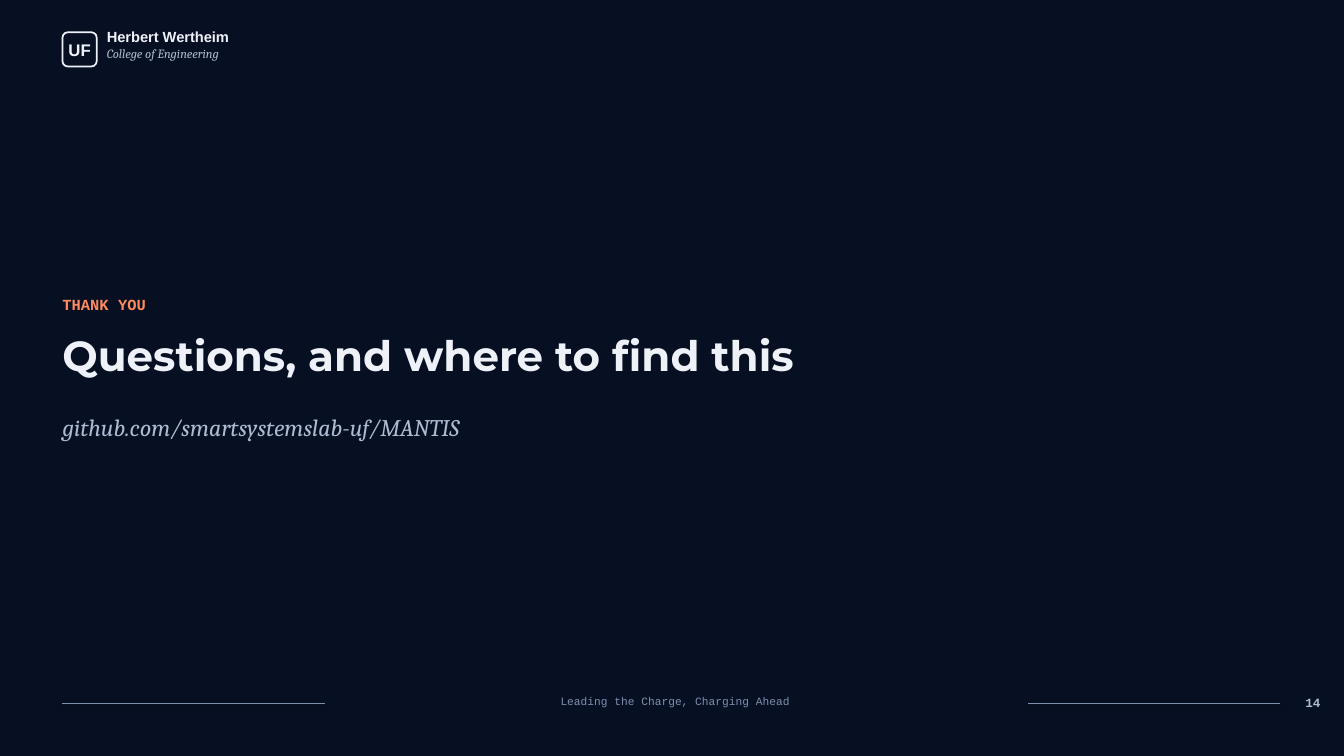
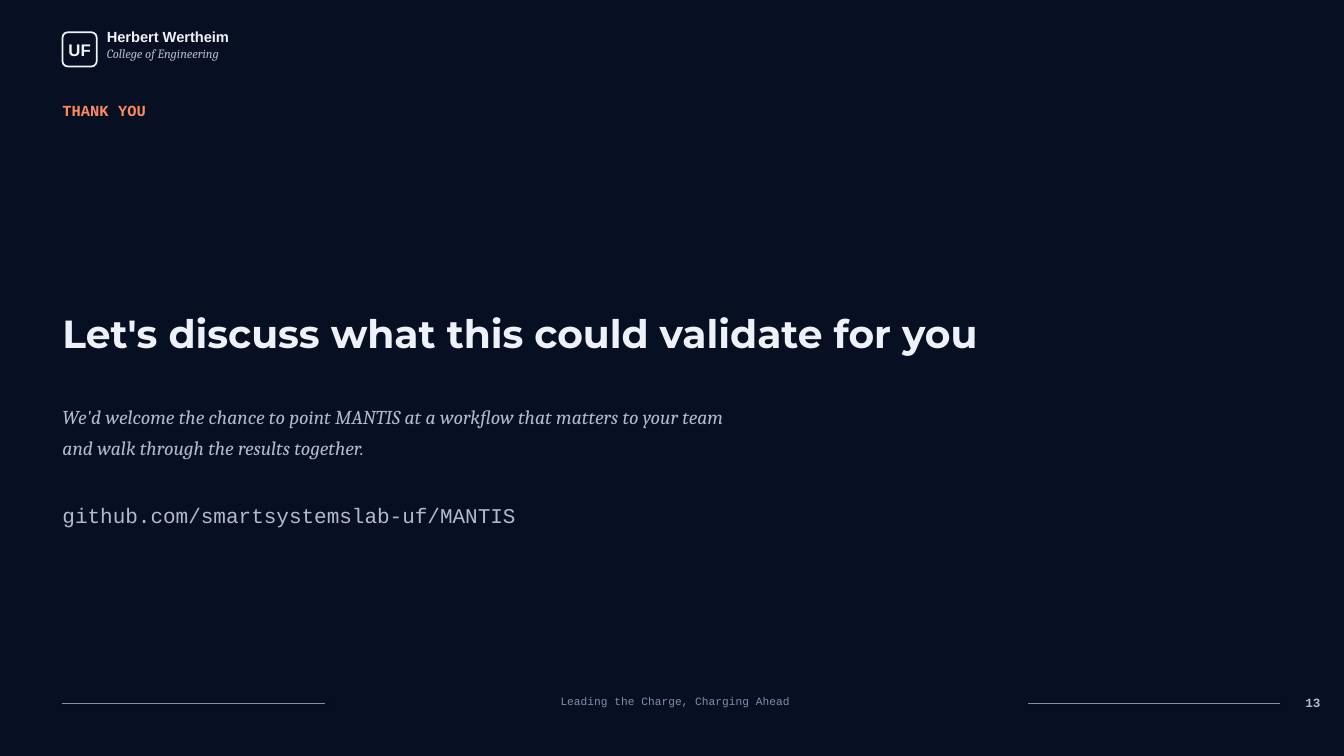
Before and after one commit to smartsystemslab-uf/MANTIS, a slide deck: slide 13 of MANTIS_Demo.pptx (slide 14 before the commit). Drawn at 1344x756 pixels with LibreOffice and Linux fonts; fonts in the diff are those of the drawing. Boxes give left, top, right and bottom in pixels: in the first picture for what was removed or moved away, otherwise in the second. Text is boxed around its words. In the diff, an @@ line names an element or a change of style, - is before the commit and + after.

```diff
--- a/MANTIS_Demo.pptx
+++ b/MANTIS_Demo.pptx
@@ text "THANK YOU": place and size @@
-text "THANK YOU" at (62,299,146,310)
+text "THANK YOU" at (62,105,146,116)
@@ text added at (62,317,977,356), 28 pt, text #EEF2F8, bold @@
+Let's discuss what this could validate for you
@@ text removed at (62,338,793,378) @@
-Questions, and where to find this
@@ text added at (62,410,723,460), 14 pt, text #AEBBD2, italic @@
+We'd welcome the chance to point MANTIS at a workflow that matters to your team
+and walk through the results together.
@@ text "github.com/smartsystemslab-uf/MANTIS": place and size @@
-text "github.com/smartsystemslab-uf/MANTIS" at (62,419,459,441)
+text "github.com/smartsystemslab-uf/MANTIS" at (62,508,515,528)
@@ text "github.com/smartsystemslab-uf/MANTIS" at (62,508,515,528): size 17 to 15 pt, font Cambria to Courier New, italic off @@
@@ text at (1305,698,1320,707): text changed @@
-14
+13
```
Also in this commit, not shown: 9 other slides changed, 2 slides added, 3 slides removed, 1 other file.
